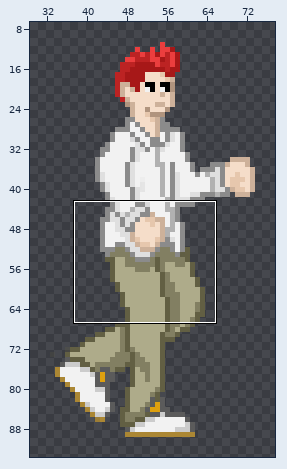
Two versions of one sprite sheet, sprites/spr_player_run/0614950f-ab65-4994-8c97-498af13e3022.png. The first picture is a wide view before the edit; the outline marks the close-up.
Close-up. The starting point:
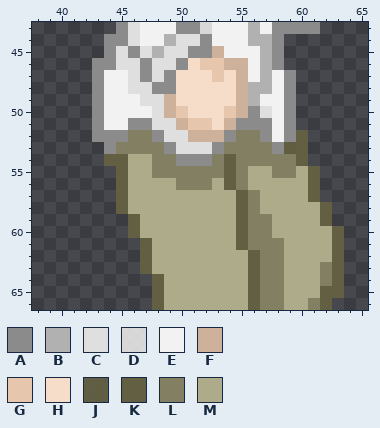
The file is 100x100 pixels. Pixels under 10% opacity are left out. Colours within 5 levels of each other are drawn and written as one. Shown: x 38..65, y 43..66. The wide view leaves out empty margins.
Palette (. is transparent): A #8b8b8b  B #b1b1b1  C #dfdfdf  D #f2f2f2d8  E #f2f2f2  F #cdb19a  G #e6c7ad  H #f5ddc9  J #625f43f1  K #625f43  L #827f62  M #aeab8a
Pixels before, first column x 43:
43 ..ACEEEAADEEEBEAAAA..
44 .AACEEBCCAEEEBBA.....
45 .ACACBCCAAFEEEBA.....
46 AACCACCAHGGFFEBA.....
47 AEECACAHHHGHFEBEA....
48 AEECCAAHHHHHFBBEA....
49 AEEECCFHHHHHFBEEA....
50 AEEEECFGHHHGFACEA....
51 AEEAACCFGGHFAAAEA....
52 AAALLACCFFFALLAEAK...
53 .ALLLLACCCALLLLAJK...
54 .KKMMLLAAALKLLLLLK...
55 ..KMMLLLLLLKLMMLLMK..
56 ..KMMMMLLLMKLMMMMMK..
57 ..KMMMMMMMMMKLMMMMK..
58 ..KMMMMMMMMMKLMMMMMK.
59 ...KMMMMMMMMKLLMMMMK.
60 ...KMMMMMMMMKLLMMMMMK
61 ....KMMMMMMMKLLLMMMMK
62 ....KMMMMMMMMKLLMMMMK
63 ....KMMMMMMMMKLLMMMLK
64 .....KMMMMMMMKLLMMMLK
65 .....KMMMMMMMKLLMMMKK
66 .....KMMMMMMMKLLMMLK.
After:
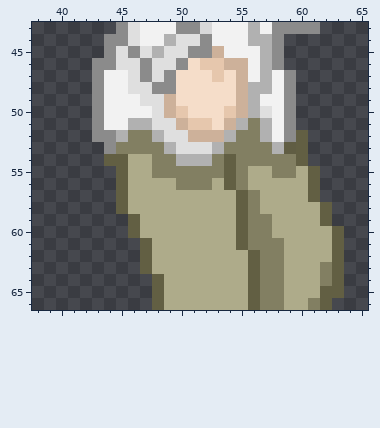
Change:
y 50: x 56 A -> B
y 51: x 46..47 AA -> BB; x 55..57 AAA -> BLB
y 52: x 45 A -> B; x 48 A -> B; x 54 A -> B; x 57 A -> B
y 53: x 49 A -> B; x 53 A -> B; x 58 A -> B
y 54: x 50..52 AAA -> BBB
Boxes around the changes in both close-ups, in picture pixels (x1, y1, x2, y2):
changed: (116, 106, 284, 166)
